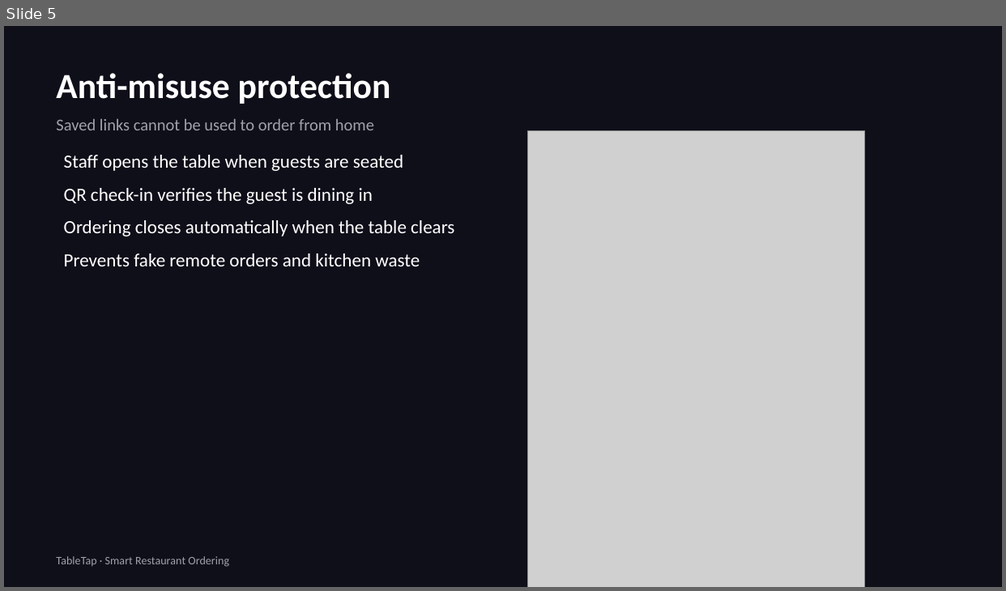
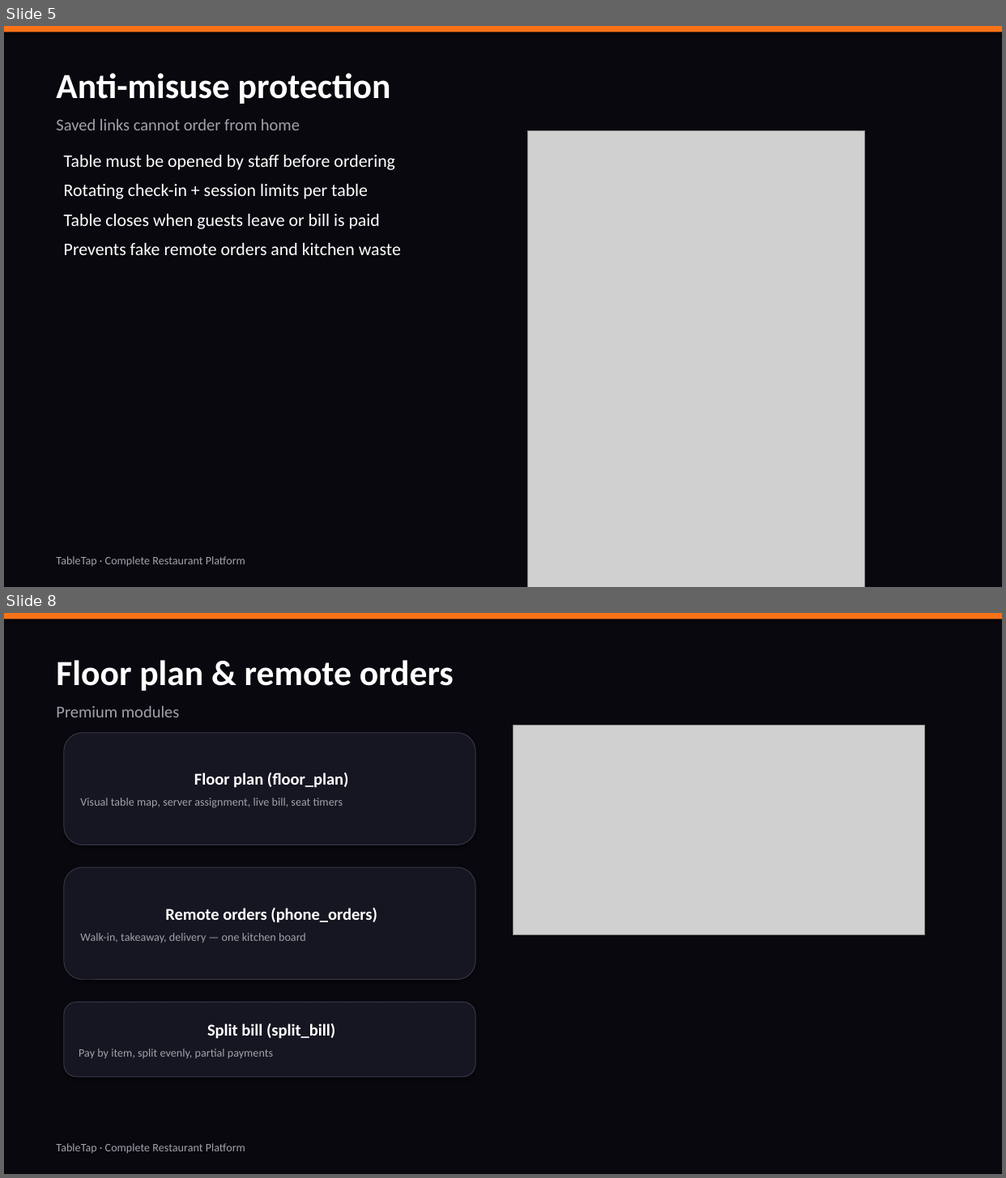
Before and after one commit to chandrasheker/order-on-the-fly, a slide deck: presentation/TableTap-Restaurant-Owner-Detailed-Deck.pptx. Shown one above the other, each under a label of ours: slide 5 before the commit, slides 5 and 8 after it; the slides between them are not shown. The pictures are 1006x591 and 1006x1178 pixels, drawn with LibreOffice and Linux fonts; fonts in the diff are those of the drawing; grey boxes stand for pictures. Boxes give left, top, right and bottom in pixels: in the first picture for what was removed or moved away, otherwise in the second. Text is boxed around its words. In the diff, an @@ line names an element or a change of style, - is before the commit and + after.

```diff
--- a/presentation/TableTap-Restaurant-Owner-Detailed-Deck.pptx
+++ b/presentation/TableTap-Restaurant-Owner-Detailed-Deck.pptx
@@ slide 8 added at bbox=[4, 613, 1002, 1174], background #08080E @@
@@ rectangle added at bbox=[4, 613, 1002, 619], fill #F97316 @@
@@ text added at bbox=[56, 660, 454, 717], 34 pt, text #FFFFFF, bold @@
+Floor plan & remote orders
+Premium modules
@@ rounded rectangle added at bbox=[64, 733, 475, 845], fill #161622, outline #373748 0.75 pt, 11 pt, text #A1A1AA @@
+Floor plan (floor_plan)
+Visual table map, server assignment, live bill, seat timers
@@ picture added at bbox=[513, 726, 925, 935] @@
@@ rounded rectangle added at bbox=[64, 867, 475, 980], fill #161622, outline #373748 0.75 pt, 11 pt, text #A1A1AA @@
+Remote orders (phone_orders)
+Walk-in, takeaway, delivery — one kitchen board
@@ rounded rectangle added at bbox=[64, 1003, 475, 1077], fill #161622, outline #373748 0.75 pt, 11 pt, text #A1A1AA @@
+Split bill (split_bill)
+Pay by item, split evenly, partial payments
@@ text added at bbox=[56, 1144, 245, 1153], 11 pt, text #A1A1AA @@
+TableTap · Complete Restaurant Platform
@@ slide 5 changed as well @@
@@ background #0F0F1A to #08080E @@
@@ rectangle added at bbox=[4, 26, 1002, 32], fill #F97316 @@
@@ text at bbox=[56, 119, 300, 130]: text changed @@
-Saved links cannot be used to order from home
+Saved links cannot order from home
@@ text at bbox=[64, 155, 395, 229]: text changed; size 18 to 17 pt @@
-Staff opens the table when guests are seated
-QR check-in verifies the guest is dining in
-Ordering closes automatically when the table clears
+Table must be opened by staff before ordering
+Rotating check-in + session limits per table
+Table closes when guests leave or bill is paid
@@ text at bbox=[64, 243, 401, 255]: size 18 to 17 pt in "Prevents fake remote orders and kitchen waste"; less space between paragraphs @@
@@ text at bbox=[56, 557, 245, 566]: text changed @@
-TableTap · Smart Restaurant Ordering
+TableTap · Complete Restaurant Platform
```
Also in this commit, not shown: 4 other slides changed, 12 other slides added, 10 slides removed, 11 other files.
